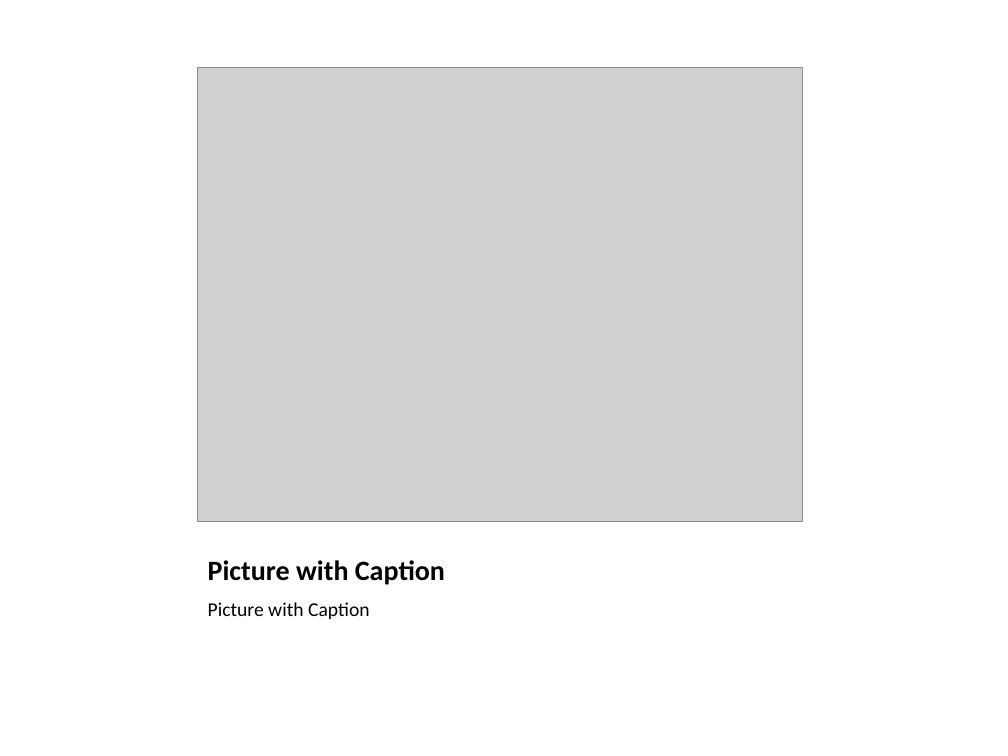
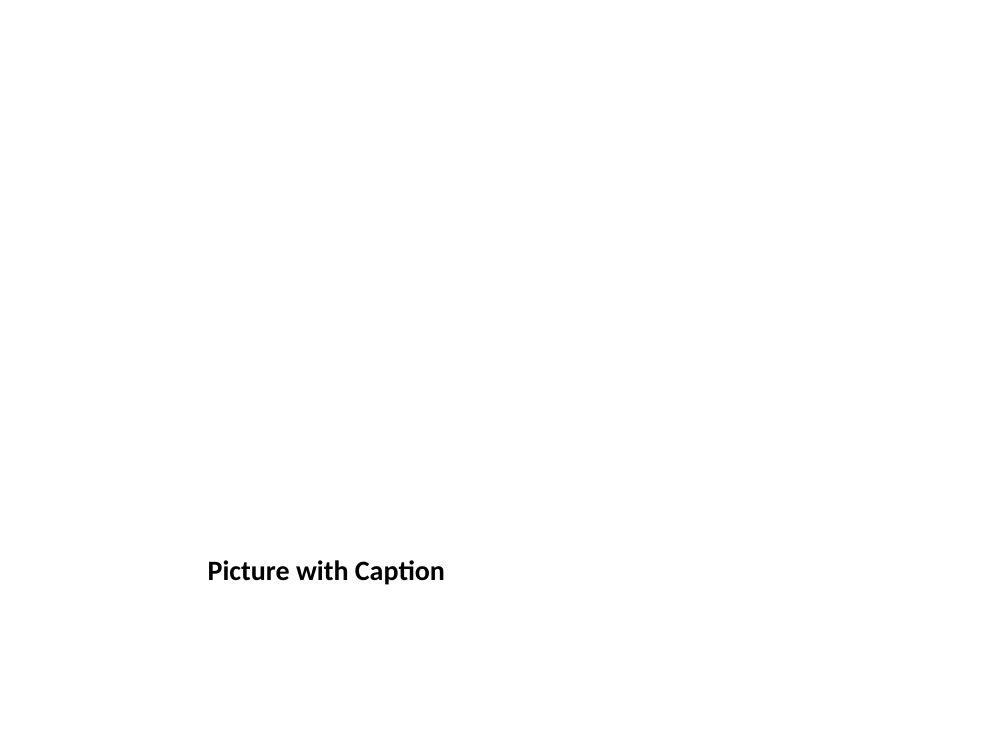
Before and after one commit to sejalgupta/whiteboardToPresentation, a slide deck: slide 9 of presentation/example_presentation.pptx. Drawn at 1008x756 pixels with LibreOffice and Linux fonts; fonts in the diff are those of the drawing; grey boxes stand for pictures. Boxes give left, top, right and bottom in pixels: in the first picture for what was removed or moved away, otherwise in the second. Text is boxed around its words. In the diff, an @@ line names an element or a change of style, - is before the commit and + after.

```diff
--- a/presentation/example_presentation.pptx
+++ b/presentation/example_presentation.pptx
@@ picture removed at box(198, 68, 802, 521) @@
@@ text removed at box(208, 602, 370, 619) @@
-Picture with Caption
```
Also in this commit, not shown: 7 other files.
